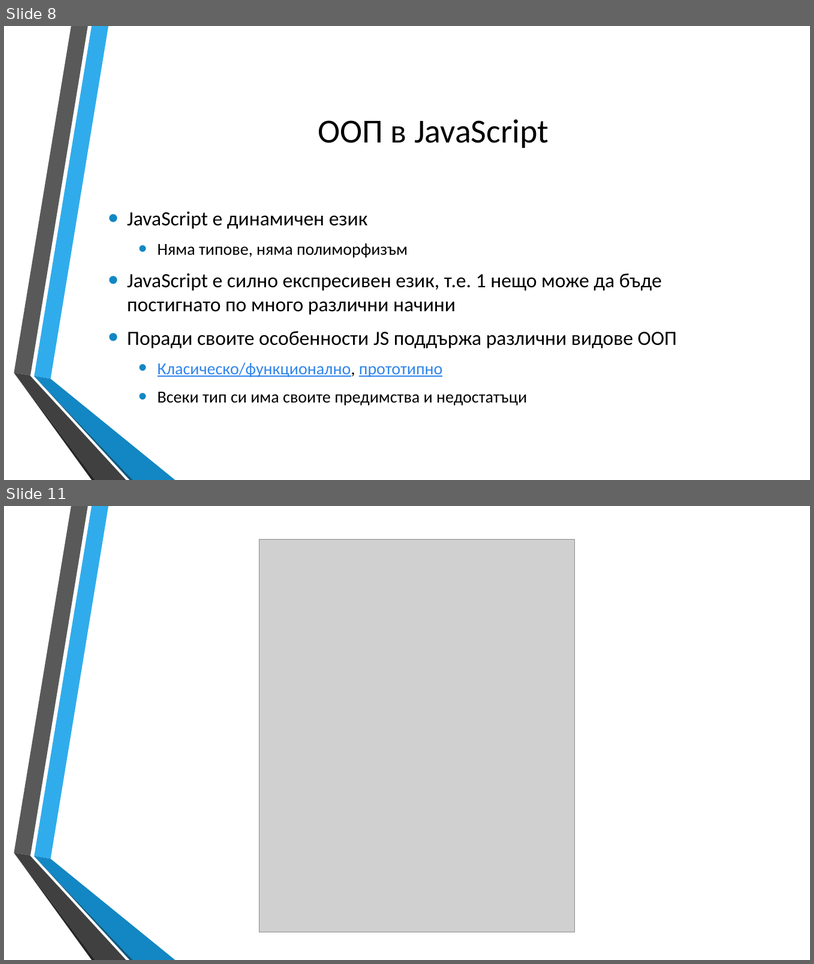
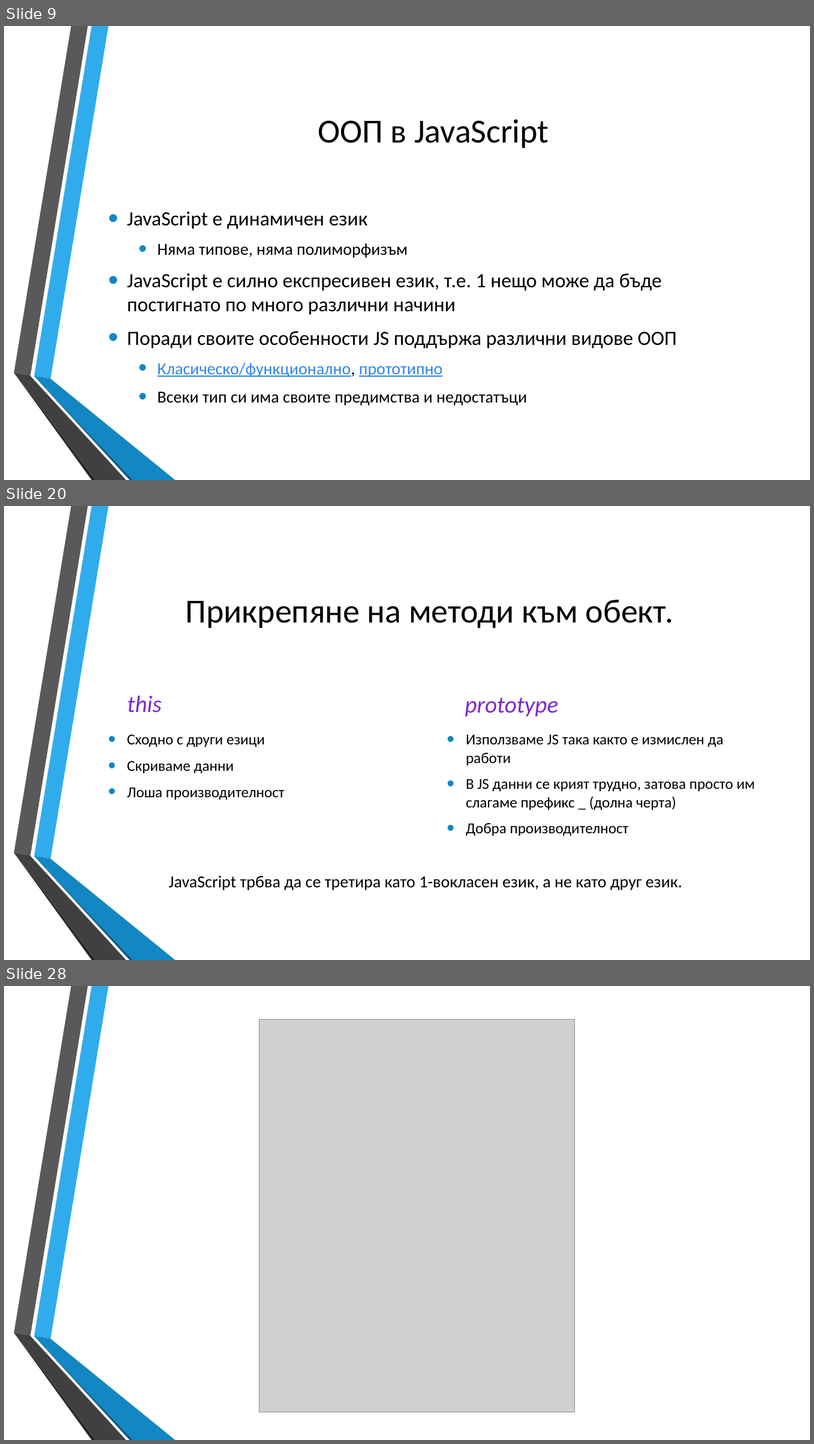
Before and after one commit to dnmitev/IT-Academy, a slide deck: JS Fundamentals/8.OOP/JS-OOP.pptx. Shown one above the other, each under a label of ours: slides 8 and 11 before the commit, slides 9, 20 and 28 after it; the slides between them are not shown. The pictures are 814x964 and 814x1444 pixels, drawn with LibreOffice and Linux fonts; fonts in the diff are those of the drawing; grey boxes stand for pictures; background and template pictures are left out. Boxes give left, top, right and bottom in pixels: in the first picture for what was removed or moved away, otherwise in the second. Text is boxed around its words. In the diff, an @@ line names an element or a change of style, - is before the commit and + after.

```diff
--- a/JS Fundamentals/8.OOP/JS-OOP.pptx
+++ b/JS Fundamentals/8.OOP/JS-OOP.pptx
@@ slide 20 added at (4, 506, 810, 960), background picture (left out); not listed: 6 template elements that a slide beside it also shows @@
@@ title added at (185, 600, 674, 628), 40 pt, text #000000 @@
+Прикрепяне на методи към обект.
@@ text added at (127, 695, 161, 712), 28 pt, text #7E28CD, italic @@
+this
@@ text added at (465, 697, 559, 717), 28 pt, text #7E28CD, italic @@
+prototype
@@ text added at (127, 734, 285, 799), 18 pt, text #000000 @@
+• Сходно с други езици
+• Скриваме данни
+• Лоша производителност
@@ text added at (466, 734, 756, 835), 18 pt, text #000000 @@
+• Използваме JS така както е измислен да работи
+• В JS данни се крият трудно, затова просто им слагаме префикс _ (долна черта)
+• Добра производителност
@@ text added at (169, 875, 683, 890), 20 pt, text #000000 @@
+JavaScript трбва да се третира като 1-вокласен език, а не като друг език.
@@ what was slide 8 is now slide 9 @@
@@ what was slide 11 is now slide 28 @@
```
Also in this commit, not shown: 1 slide changed, 18 other slides added, 2 slides removed, 7 other files.
